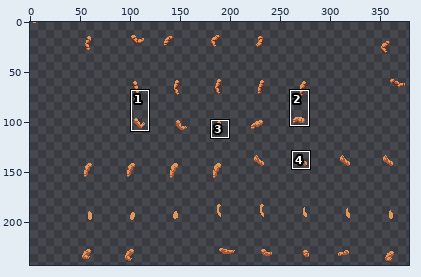
Sprite sheet: items/armors/unsung/UnsungEnglishGentlemanSuit/FSleeve.png. Above: a wide view before the commit, with the close-up outlined.
Close-up. Before:
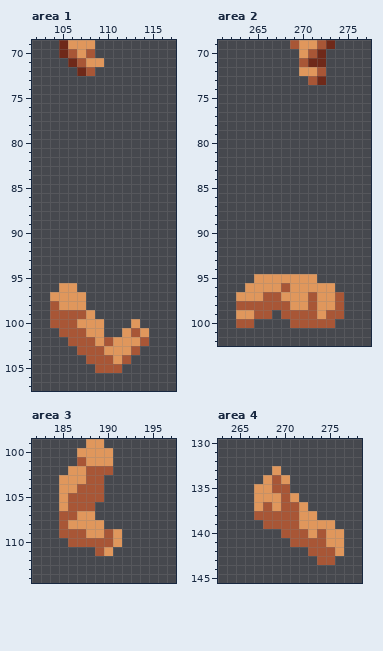
The file is 387x301 pixels. Shown: area 1: x 102..117, y 69..107; area 2: x 261..277, y 69..102; area 3: x 182..197, y 99..114; area 4: x 263..278, y 130..145. The wide view leaves out empty margins. The commit also changed other parts of the picture, which this record leaves out.
New version:
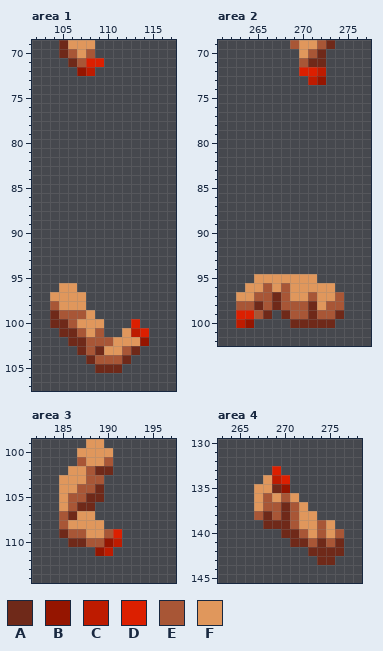
Palette (. is transparent): A #6f2919  B #951500  C #be1b00  D #dc1f00  E #a85636  F #e0975c
From old to new:
Area 1:
y 71: x 108..109 FF -> DD
y 72: x 107..108 AE -> BC
y 99: x 104 E -> A
y 100: x 104..105 EE -> AA; x 113 F -> D
y 101: x 105..106 EE -> AA; x 109 F -> E; x 113..114 EF -> CD
y 102: x 106..107 EE -> AA; x 109 F -> E; x 114 E -> B
y 103: x 107 E -> A; x 109 E -> A; x 112..113 FE -> EA
y 104: x 108 E -> A; x 111..112 FE -> EA
y 105: x 109..111 EEE -> AAA
Area 2:
y 72: x 270..272 FFE -> DDC
y 73: x 271..272 EA -> CB
y 96: x 266 F -> E
y 97: x 265 F -> E; x 267..268 EF -> AE
y 98: x 265 E -> A; x 267 E -> A; x 269..271 FFE -> EEA; x 273 F -> E
y 99: x 263..264 FF -> DD; x 266 E -> A; x 268 E -> A; x 271..272 EF -> AE; x 274 E -> A
y 100: x 263..264 EE -> CB; x 269..273 EEEEE -> AAAAA
Area 3:
y 101: x 190 F -> E
y 102: x 189..190 EE -> AA
y 104: x 189 E -> A
y 105: x 188..189 EE -> AA
y 106: x 187..188 EE -> AA
y 107: x 186 E -> A
y 109: x 185 E -> A; x 191 F -> D
y 110: x 186..187 EE -> AA; x 190..191 EF -> BC
y 111: x 189..190 EF -> BC
Area 4:
y 133: x 269 F -> D
y 134: x 269..270 EF -> CD
y 135: x 269..270 EE -> AB
y 136: x 268 F -> E
y 137: x 269..270 FE -> EA
y 138: x 268 E -> A; x 270 E -> A
y 139: x 268..270 EEE -> AAA; x 274 F -> E
y 140: x 270..271 EE -> AA; x 276 F -> E
y 141: x 271..272 EE -> AA; x 274..276 EFF -> AEA
y 142: x 273..276 EEEF -> AAAA
y 143: x 274..275 EE -> AA
Changed places in both close-ups, as pixel boxes (x1, y1, x2, y2):
changed: (77, 58, 104, 76)
changed: (50, 310, 149, 373)
changed: (299, 67, 326, 85)
changed: (236, 283, 344, 328)
changed: (59, 457, 122, 556)
changed: (263, 466, 344, 565)
